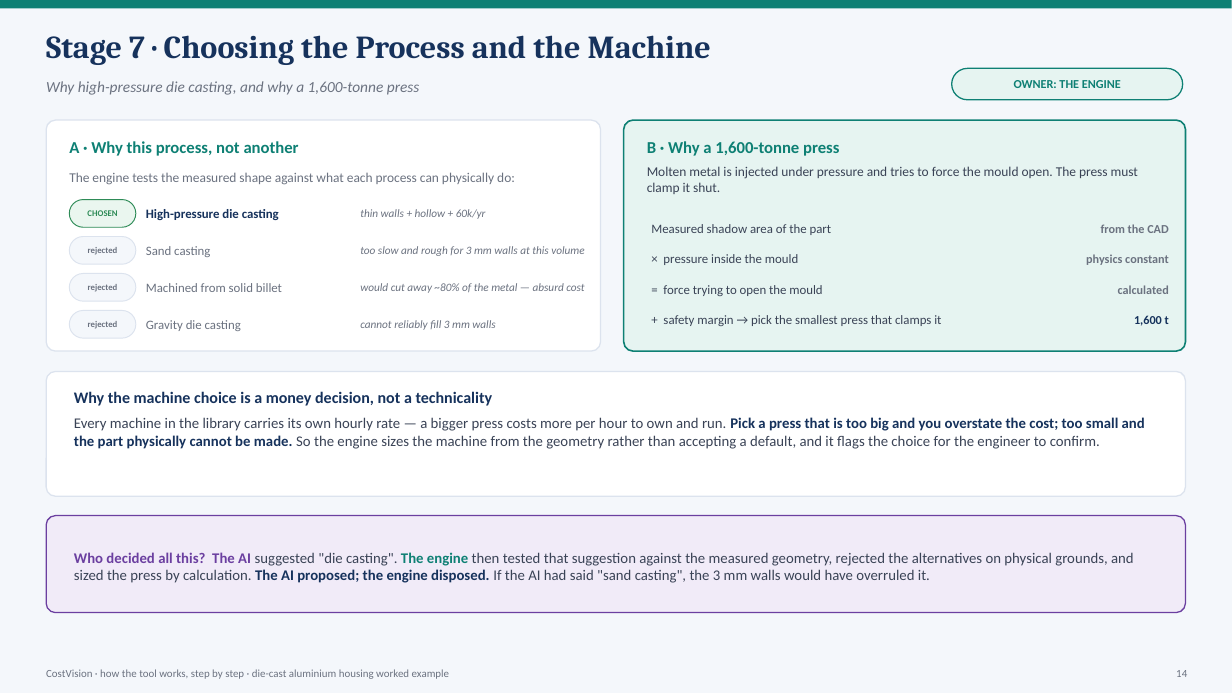
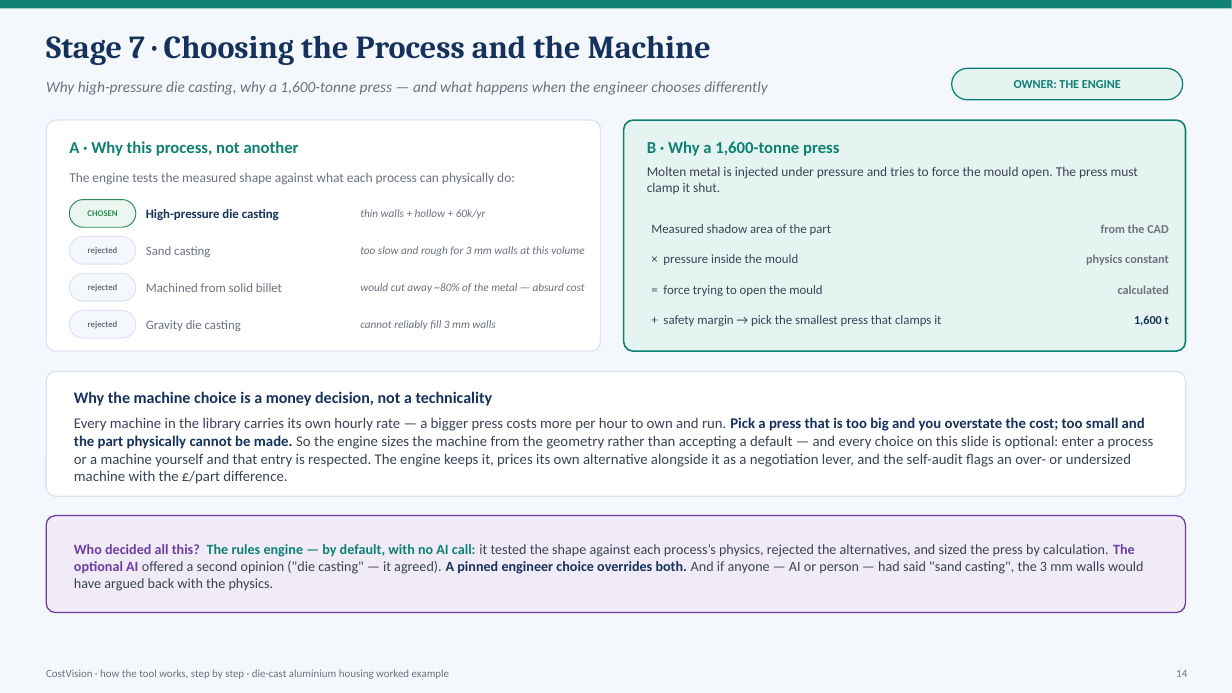
Before and after one commit to bhosaleavinash546/leamington-marathi, a slide deck: slide 14 of CostVision-Workflow-Explained.pptx. Drawn at 1232x693 pixels with LibreOffice and Linux fonts; fonts in the diff are those of the drawing. Boxes give left, top, right and bottom in pixels: in the first picture for what was removed or moved away, otherwise in the second. Text is boxed around its words. In the diff, an @@ line names an element or a change of style, - is before the commit and + after.

```diff
--- a/CostVision-Workflow-Explained.pptx
+++ b/CostVision-Workflow-Explained.pptx
@@ text at <box>46,81,767,95</box>: text changed @@
-Why high-pressure die casting, and why a 1,600-tonne press
+Why high-pressure die casting, why a 1,600-tonne press — and what happens when the engineer chooses differently
@@ text at <box>74,417,1154,484</box>: text changed @@
-Every machine in the library carries its own hourly rate — a bigger press costs more per hour to own and run. Pick a press that is too big and you overstate the cost; too small and the part physically cannot be made. So the engine sizes the machine from the geometry rather than accepting a default, and it flags the choice for the engineer to confirm.
+Every machine in the library carries its own hourly rate — a bigger press costs more per hour to own and run. Pick a press that is too big and you overstate the cost; too small and the part physically cannot be made. So the engine sizes the machine from the geometry rather than accepting a default — and every choice on this slide is optional: enter a process or a machine yourself and that entry is respected. The engine keeps it, prices its own alternative alongside it as a negotiation lever, and the self-audit flags an over- or undersized machine with the £/part difference.
@@ text at <box>74,544,1144,591</box>: text changed; size 11.5 to 11 pt @@
-Who decided all this? The AI suggested "die casting". The engine then tested that suggestion against the measured geometry, rejected the alternatives on physical grounds, and sized the press by calculation. The AI proposed; the engine disposed. If the AI had said "sand casting", the 3 mm walls would have overruled it.
+Who decided all this? The rules engine — by default, with no AI call: it tested the shape against each process’s physics, rejected the alternatives, and sized the press by calculation. The optional AI offered a second opinion ("die casting" — it agreed). A pinned engineer choice overrides both. And if anyone — AI or person — had said "sand casting", the 3 mm walls would have argued back with the physics.
```
Also in this commit, not shown: 1 other slide changed, 1 other file.
